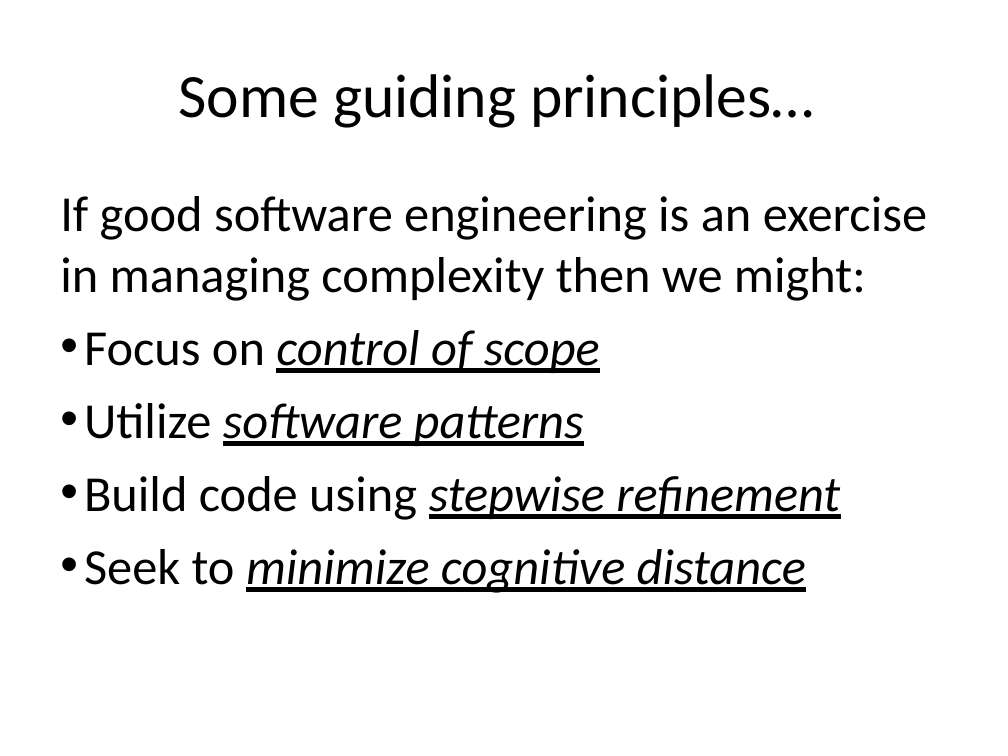
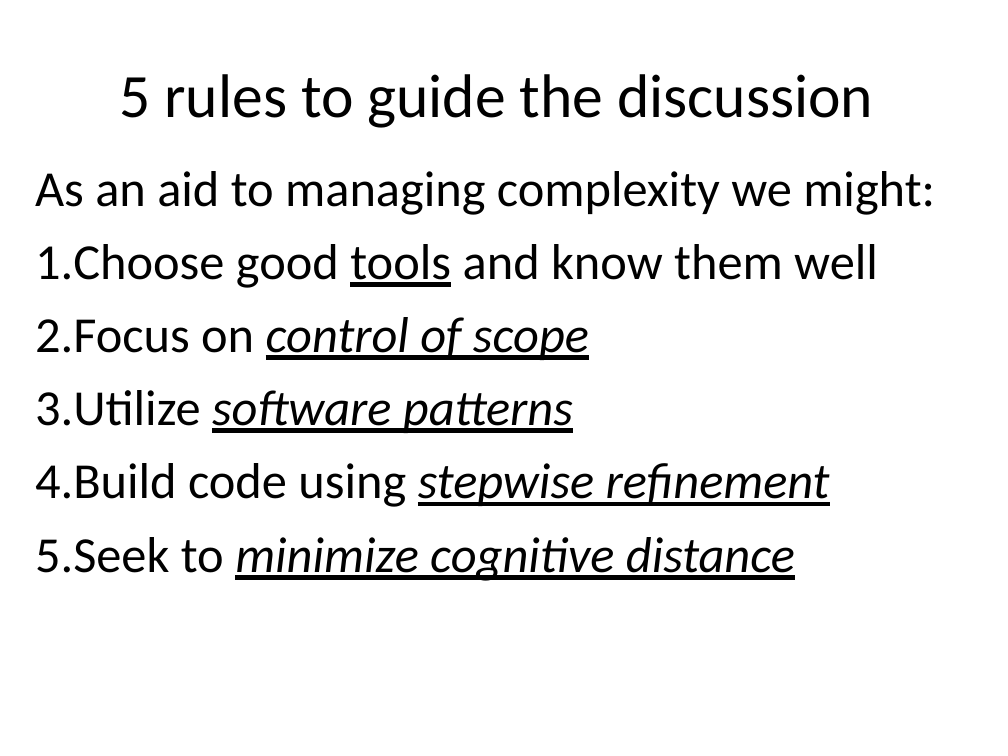
Before and after one commit to benralexander/lv, a slide deck: slide 9 of myD3_latest_c.ppt (slide 11 before the commit). Drawn at 1008x756 pixels with LibreOffice and Linux fonts; fonts in the diff are those of the drawing. Boxes give left, top, right and bottom in pixels: in the first picture for what was removed or moved away, otherwise in the second. Text is boxed around its words. In the diff, an @@ line names an element or a change of style, - is before the commit and + after.

```diff
--- a/myD3_latest_c.ppt
+++ b/myD3_latest_c.ppt
@@ title at <box>119,74,873,128</box>: text changed @@
-Some guiding principles…
+5 rules to guide the discussion
@@ text "As an aid to managing ...": place and size @@
-text "As an aid to managing ..." at <box>60,196,927,593</box>
+text "As an aid to managing ..." at <box>35,171,935,581</box>
@@ text at <box>35,171,935,288</box>: text changed @@
-If good software engineering is an exercise in managing complexity then we might:
+As an aid to managing complexity we might:
+1. Choose good tools and know them well
@@ text at <box>35,317,830,581</box>: bullet • to 1. @@
```
Also in this commit, not shown: 4 other slides changed, 8 slides added.
